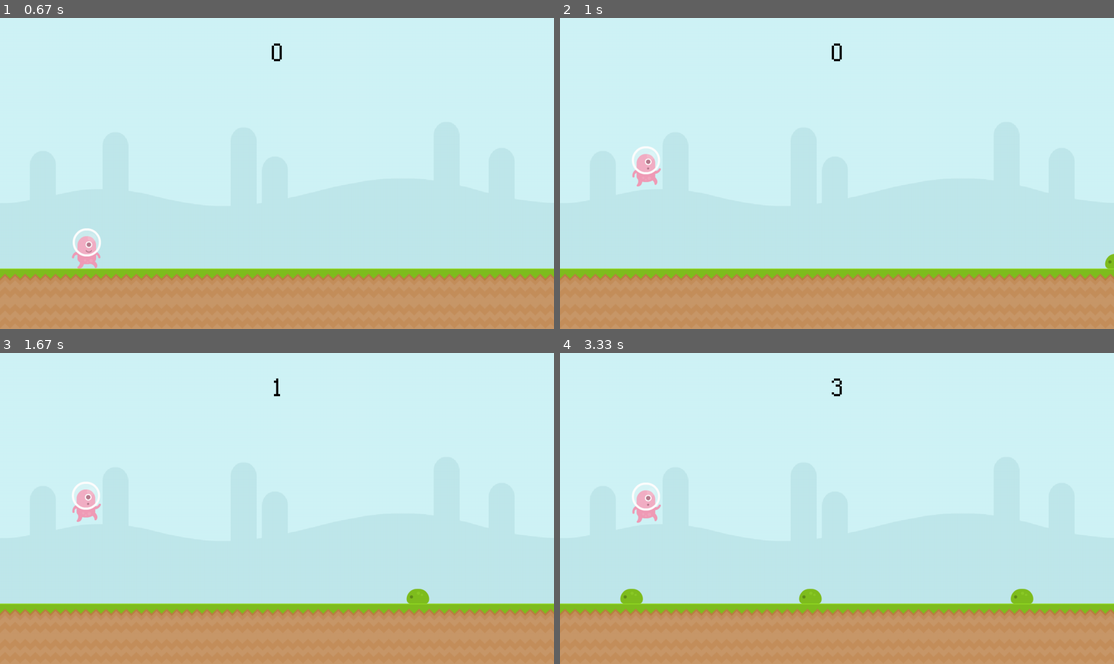
Above: before the commit, frames 1-4 (two rows, left to right).
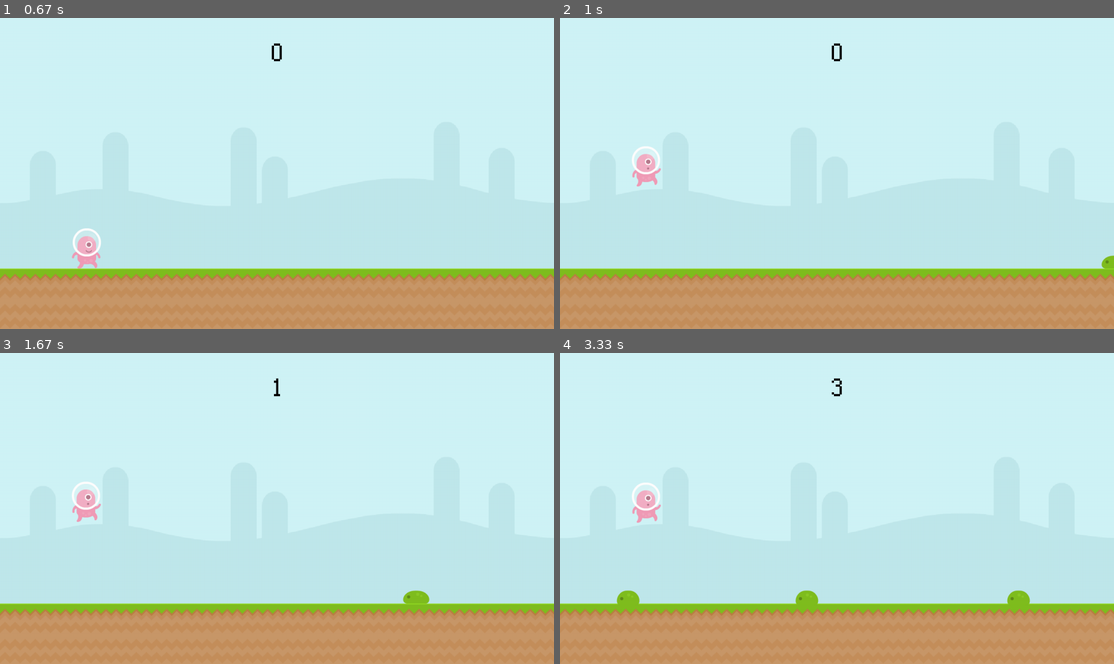
Above: after the commit, the same moments.

Repository: KunalG-Zol/PyGame-Platformer
Game: pygame game, started from game.py
Two runs of this game, one before a commit and one after it. Both use one fixed random seed, a clock stepped at 60 frames per second and the inputs below.
Inputs:
- Up to frame 1 (0.67 s): tap Space at 0.33 s
- Up to frame 2 (1 s): tap Space at 0.67 s
- Up to frame 3 (1.67 s): tap Space at 1.07, 1.37 s
- Up to frame 4 (3.33 s): tap Space at 1.9, 2.2, 2.4, 2.7, 2.97, 3.3 s

Frame 1 is identical in both runs. In frame 2, less than 0.1% of the frame differs, in the area x 97-100%, y 75-81%; in frame 3, less than 0.1%; in frame 4, 0.3%, in the area x 10-86%, y 75-81%.

Commit message:
Playable-Commit

Diff:
--- a/game.py
+++ b/game.py
@@ -5,10 +5,11 @@
 
 # Display Score
 def display_score():
-    current_time = int((pygame.time.get_ticks()) / 1000)
+    current_time = int(pygame.time.get_ticks() / 1000)
     score_surface = font.render(f'{current_time}', False, 'Black')
     score_rect = score_surface.get_rect(center=(640, 80))
     screen.blit(score_surface, score_rect)
+    return current_time
 
 
 def player_animation():
@@ -58,6 +59,7 @@
 game_start = False
 font = pygame.font.Font('rainyhearts.ttf', 72)
 font_small = pygame.font.Font('rainyhearts.ttf', 30)
+start_time = 0
 
 # Background
 background = pygame.image.load('Graphics/Main/Environment/bg_grasslands.png').convert()
@@ -109,6 +111,9 @@
 press_space_rect = press_space.get_rect(center=(640, 600))
 
 # Game Over
+score = 0
+score_surf = font_small.render(f'Your Score: {score}', False, 'White')
+score_surf_rect = score_surf.get_rect(center=(640, 450))
 game_over = font.render('Game Over', False, 'White')
 game_over_rect = game_over.get_rect(center=(640, 360))
 
@@ -131,6 +136,20 @@
             else:
                 enemy_rect_list.append(bat_surface.get_rect(midbottom=(random.randint(1300, 1400), 400)))
 
+        if event.type == slime_animation_timer:
+            if slime_frame_index == 0:
+                slime_frame_index = 1
+            else:
+                slime_frame_index = 0
+            slime_surface = slime_frames[slime_frame_index]
+
+        if event.type == bat_animation_timer:
+            if bat_frame_index == 0:
+                bat_frame_index = 1
+            else:
+                bat_frame_index = 0
+            bat_surface = bat_frames[bat_frame_index]
+
     if game_active:
         if not game_start:
             screen.fill((227, 216, 16))
@@ -139,20 +158,6 @@
             screen.blit(press_space, press_space_rect)
 
         if game_start:
-            for event in pygame.event.get():
-                if event.type == slime_animation_timer:
-                    if slime_frame_index == 0:
-                        slime_frame_index = 1
-                    else:
-                        slime_frame_index = 0
-                    slime_surface = slime_frames[slime_frame_index]
-
-                if event.type == bat_animation_timer:
-                    if bat_frame_index == 0:
-                        bat_frame_index = 1
-                    else:
-                        bat_frame_index = 0
-                    bat_surface = bat_frames[bat_frame_index]
 
             player_animation()
             game_active = collision(player_rect, enemy_rect_list)
@@ -160,6 +165,8 @@
             screen.blit(ground, (0, 580))
             display_score()
             enemy_movement(enemy_rect_list)
+            score = display_score()
+            score_surf = font_small.render(f'Your Score: {score}', False, 'White')
 
             player_gravity += 1
             player_rect.y += player_gravity
@@ -174,6 +181,7 @@
         enemy_rect_list.clear()
         screen.fill('Black')
         screen.blit(game_over, game_over_rect)
+        screen.blit(score_surf, score_surf_rect)
 
     pygame.display.update()
     clock.tick(60)
